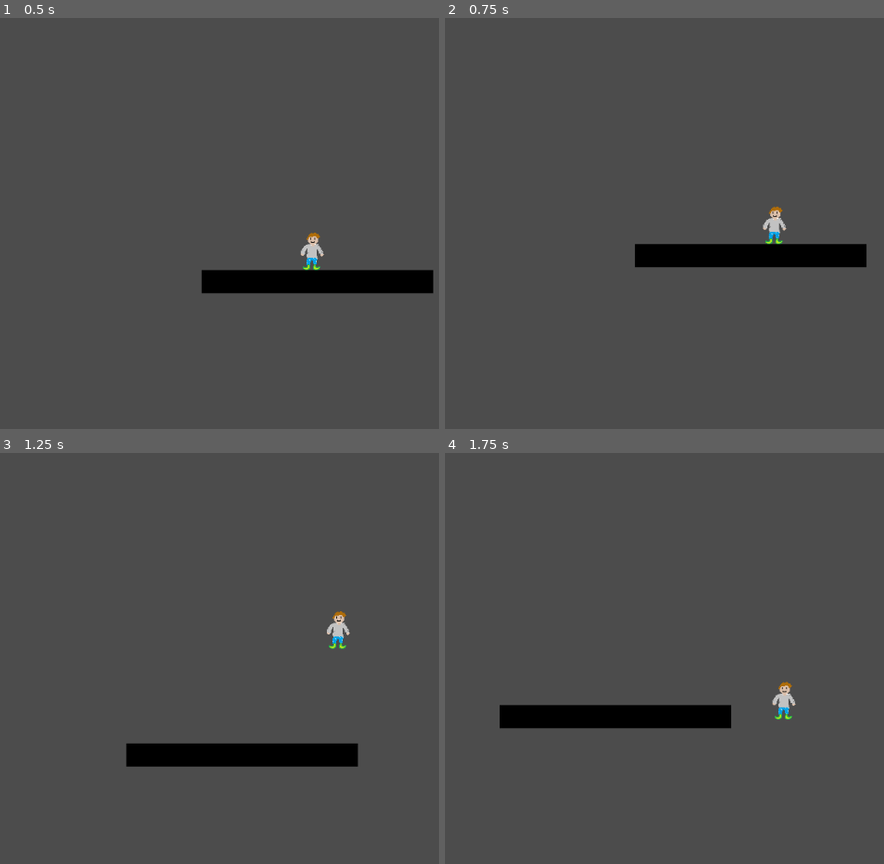
Above: before the commit, frames 1-4 (two rows, left to right).
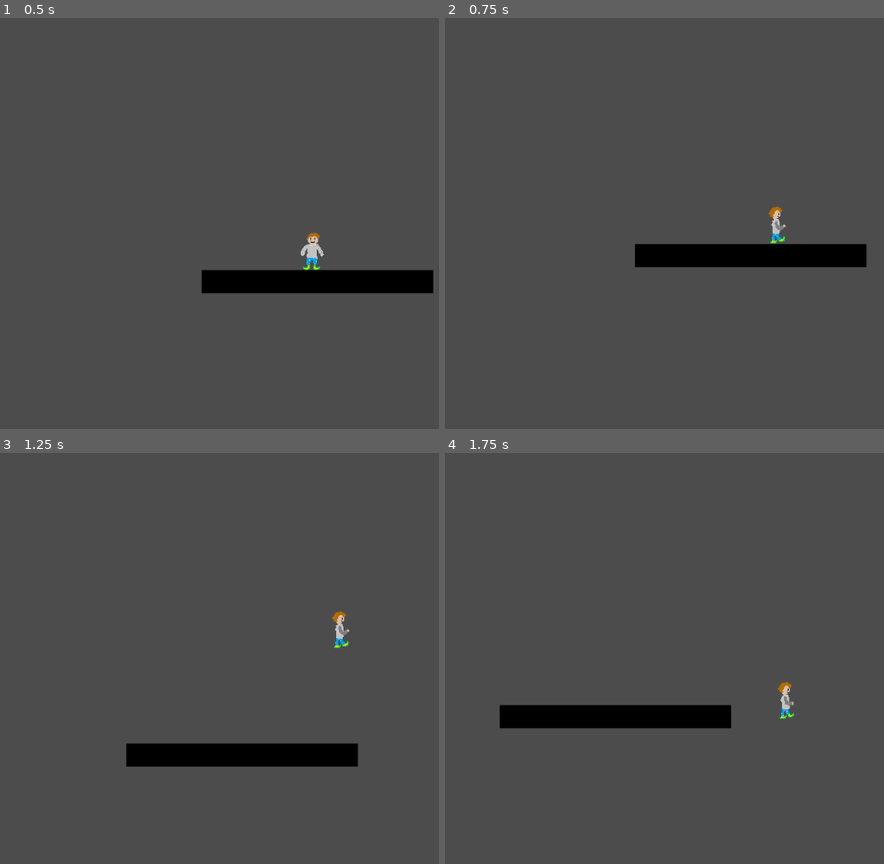
Above: after the commit, the same moments.

Repository: LucasHeitorBS/AdvGame
Game: Godot game, scene res://Cenas/World1.tscn
Two runs of this game, one before a commit and one after it. Both use one fixed random seed, a clock stepped at 60 frames per second and the inputs below.
Inputs:
- Up to frame 1 (0.5 s): no input
- Up to frame 2 (0.75 s): hold Right (ui_right) from 0.53 s (still down)
- Up to frame 3 (1.25 s): keep holding Right (ui_right); tap Up (ui_up) at 0.77 s
- Up to frame 4 (1.75 s): keep holding Right (ui_right); tap Up (ui_up) at 1.52 s

Frame 1 is identical in both runs. In frame 2, 0.2% of the frame differs, in the area x 72-78%, y 45-56%; in frame 3, 0.2%; in frame 4, 0.2%.

Commit message:
adicionando animatedSprits

Diff:
--- a/Chars/Player.tscn
+++ b/Chars/Player.tscn
@@ -1,7 +1,28 @@
-[gd_scene load_steps=4 format=2]
+[gd_scene load_steps=13 format=2]
 
-[ext_resource path="res://Sprites/charIdle00.png" type="Texture" id=1]
+[ext_resource path="res://Sprites/char/charIdle00.png" type="Texture" id=1]
 [ext_resource path="res://Scripts/Player.gd" type="Script" id=2]
+[ext_resource path="res://Sprites/char/charWalk05.png" type="Texture" id=3]
+[ext_resource path="res://Sprites/char/charWalk07.png" type="Texture" id=4]
+[ext_resource path="res://Sprites/char/charWalk03.png" type="Texture" id=5]
+[ext_resource path="res://Sprites/char/charWalk06.png" type="Texture" id=6]
+[ext_resource path="res://Sprites/char/charWalk01.png" type="Texture" id=7]
+[ext_resource path="res://Sprites/char/charWalk02.png" type="Texture" id=8]
+[ext_resource path="res://Sprites/char/charWalk00.png" type="Texture" id=9]
+[ext_resource path="res://Sprites/char/charWalk04.png" type="Texture" id=10]
+
+[sub_resource type="SpriteFrames" id=2]
+animations = [ {
+"frames": [ ExtResource( 1 ) ],
+"loop": true,
+"name": "IDLE",
+"speed": 5.0
+}, {
+"frames": [ ExtResource( 9 ), ExtResource( 7 ), ExtResource( 8 ), ExtResource( 5 ), ExtResource( 10 ), ExtResource( 3 ), ExtResource( 6 ), ExtResource( 4 ) ],
+"loop": true,
+"name": "WALK",
+"speed": 15.0
+} ]
 
 [sub_resource type="RectangleShape2D" id=1]
 extents = Vector2( 16.4539, 25.9567 )
@@ -13,8 +34,9 @@
 "_edit_group_": true
 }
 
-[node name="Sprite" type="Sprite" parent="."]
-texture = ExtResource( 1 )
+[node name="Sprite" type="AnimatedSprite" parent="."]
+frames = SubResource( 2 )
+animation = "WALK"
 
 [node name="CollisionShape2D" type="CollisionShape2D" parent="."]
 position = Vector2( -1.5892, 4.50275 )
--- a/Scripts/Player.gd
+++ b/Scripts/Player.gd
@@ -15,17 +15,17 @@
 
 	if Input.is_action_pressed("ui_right"):
 		motion.x = SPEED
-#		$Sprite.play("RUN")
-#		$Sprite.flip_h = false
+		$Sprite.play("WALK")
+		$Sprite.flip_h = false
 
 	elif Input.is_action_pressed("ui_left"):
 		motion.x = -SPEED
-#		$Sprite.play("RUN")
-#		$Sprite.flip_h = true
+		$Sprite.play("WALK")
+		$Sprite.flip_h = true
 
 	else:
 		motion.x = 0
-#		$Sprite.play("IDLE")
+		$Sprite.play("IDLE")
 
 	if.is_on_floor():
 		if Input.is_action_pressed("ui_up"):
Renamed: Sprites/charIdle00.png -> Sprites/char/charIdle00.png
Not shown, added: Sprites/char/charIdle00.png.import
Binary file added: Sprites/char/charWalk00.png
Not shown, added: Sprites/char/charWalk00.png.import
Binary file added: Sprites/char/charWalk01.png
Not shown, added: Sprites/char/charWalk01.png.import
Binary file added: Sprites/char/charWalk02.png
Not shown, added: Sprites/char/charWalk02.png.import
Binary file added: Sprites/char/charWalk03.png
Not shown, changed: Sprites/char/charWalk03.png.import
Binary file added: Sprites/char/charWalk04.png
Not shown, added: Sprites/char/charWalk04.png.import
(and 6 more such lines)
